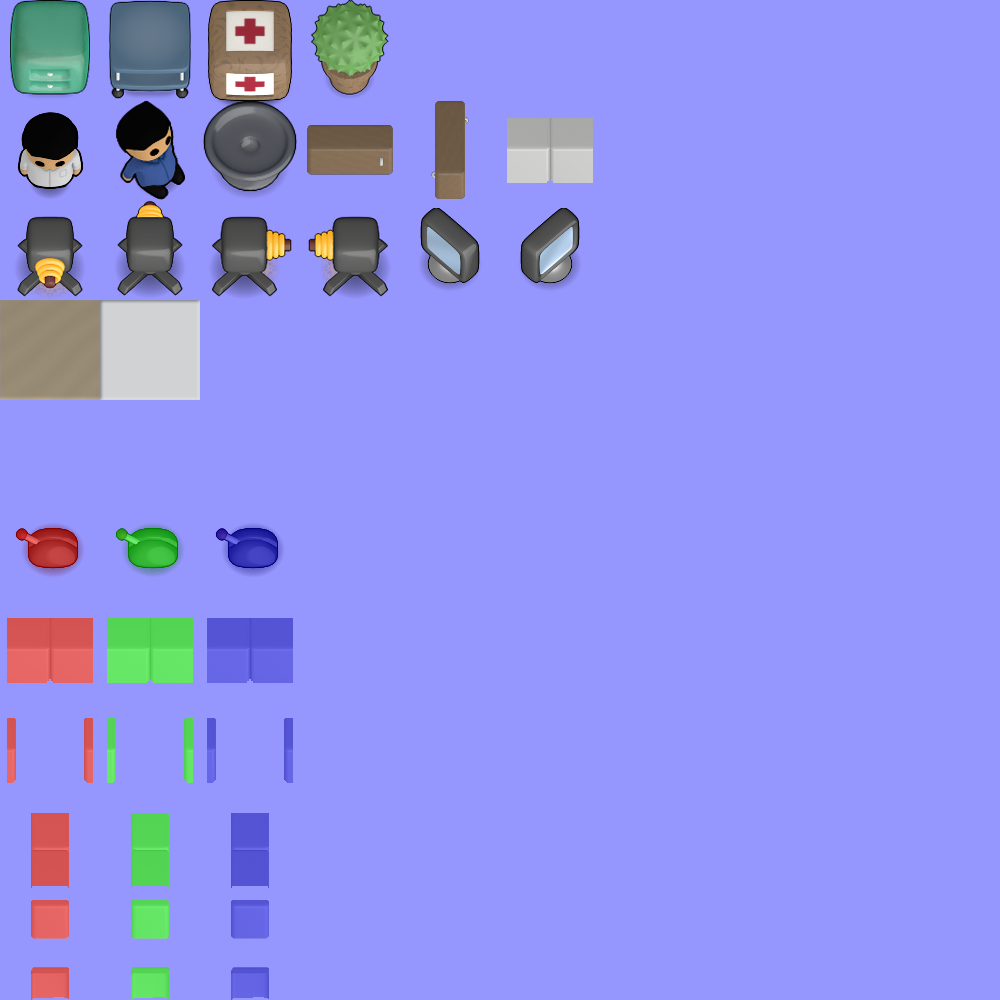
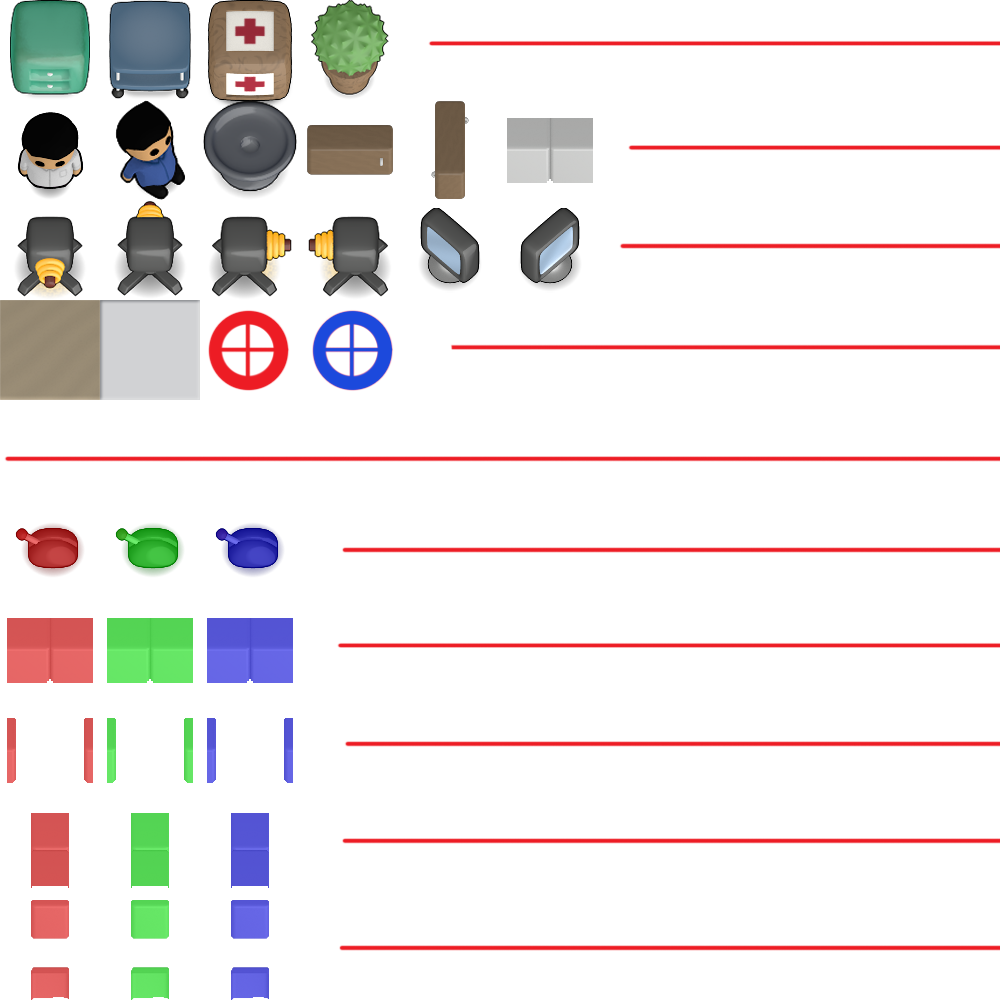
Two versions of the same layered image (1000 × 1000). Layer-by-layer changes:
added layer "34 Trigger #2" in group "31-40" over [311, 309, 394, 392]
added layer "33 Trigger" in group "31-40" over [207, 309, 290, 392]
added layer "Layer 1" above "Identified Background" over [4, 40, 1000, 951]
hid "Identified Background" over [0, 0, 1000, 1000]
